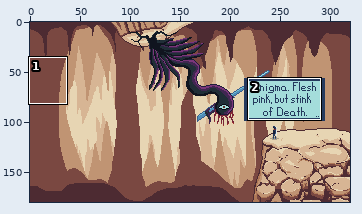
Pixel-art file, stored at images/unsorted/scene_meeting_ancient_advisor_320x180.aseprite. Above: a wide view before the commit, with the close-up outlined.
Close-up. Before the commit:
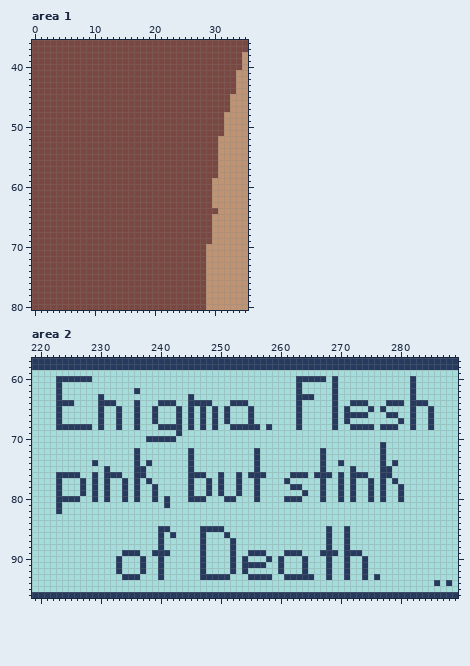
320x180 pixels, 1 frame. Colours within 5 levels of each other are drawn and written as one. Shown: area 1: x 0..35, y 36..80; area 2: x 219..289, y 57..96.
The result:
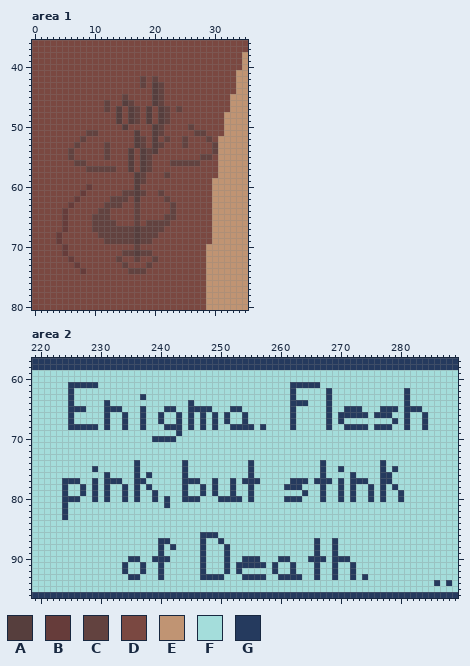
Palette (. is transparent): A #563e3d  B #663c3a  C #62423f  D #7a4841  E #c09473  F #a4dddb  G #253a5e
Edits made:
layer "Layer 6a" added
Changed rows in their new state; - is an unchanged pixel.
Area 1, layers "Layer 6a", "Layer 6":
first column x 4:
42 --------------C-C----------
43 --------------C-AC---------
44 ----------------AC---------
45 -----------C----AC---------
46 --------C--AC---AC---------
47 --------C-A-AC-A-AC-C------
48 ----------A-AC-A-AC--------
49 ----------A-AC-A-AC--------
50 -----------A----AC----C----
51 -----CC------A--AC-----CC--
52 ----C--------AC-A-C--C---C-
53 ---C----C----AC-AC---C----C
54 --C-----C---A-ACA---------C
55 --C-----C---A-AC--------CC-
56 ---CC-------A-AC---CCCCC---
57 -----CCCCC--A-AC-----------
58 -------------AC---C--------
59 -------------AC------------
60 -----B-------A-------------
61 ----B------CCAC--C---------
62 ---B-----CCC-A----C--------
63 --B-----CCC--C-----C-------
64 -B-----CC----C-----C------E
65 -B----CCC----C----CC-------
66 -B----CCCC---C-CCCC--------
67 -B----CCCCCCCACCCC---------
68 B------CCCCCCACCC----------
69 B-------CCCCCACC-----------
70 -B-----------C-------------
71 -B---------CCACC-----------
72 --B-------C--C--C----------
73 ---B-------C---C-----------
74 ----B-------CCC------------
Area 2, layer "Layer 9":
first column x 223:
60 FFFFFF----------------------------------FFFFF-F------------F---
61 F-GGGGG--------------------------------G-GGG--F------------F---
62 F-G----------F-------------------------GF----GF-----------GF---
63 F-G----F------G-------F----------------GFFF--GF-----------GF---
64 FF-----F-F---F---FFF---FFF---FFF-------G-G---GF--FFF---FFFGFFF-
65 F-GGG--FGG---FG-F-GGF--G-GF-FGG-F------GF----GF--GG-F--GG-G-G-F
66 F-G----FG-FG-FG-FG-------------GF------GF----GFG-----GG-F-GF-GF
67 F-G----FG-FG-FG-FG-------------GF------GF----GFGF-------GFGF-GF
68 FF----GFG-FG-FG--F---------------FGF---GF----GF-G---FG--F-GF-GF
70 ---------------F-----------------------------------------------
71 ------------------------------------------------------F--------
72 -------------F--------F----------F----------F---------F--------
73 -------------F--------F----------F----------F---------F--------
74 ------F--------F-----GF---------GF-------------F--------F------
75 ------G-F-----F------GF---------GF-------------G-F-----FG------
76 FFFF--F--FF---FG-----GFFF--F--F--FF----FFF-F-F-F--FF-----------
77 FGGGF----GGF--GF-----G-G-FGF-GFGG-----FGGG-G-G----GGF--GF------
78 FG-------------GF----GF-GFGF-GF-GF----G-----------------GF-----
79 FG-------------------GF-GFGF-GF-GF-----------------------------
80 F--------------------G--F--G--G-GF-----------------------------
81 FG-------------------------------------------------------------
82 FG-------------------------------------------------------------
83 -G-------------------------------------------------------------
85 -----------------FF-----FFFF-----------------F--F--------------
86 -----------------F-F-----GG-F----------------F--F--------------
87 ------------------G--------G-F-------------G-FG-F--------------
88 -------------------G--------GF-------------G-FG-F--------------
89 -----------FFF--F-F---------GF--FFF---FFF--GFF--FFF------------
90 ----------F-GGF-G-G---------GF--GG-F--G--FGGGFGG---F-----------
91 ----------FG----------------GFG-----GF-G-F-G-FG-FG-F-----------
92 ----------FG----------------GFGF----GF-G-F-G-FG-FG-F-----------
93 -----------F----------------F--G---F-G---FFG-FG-FG---F---------
Pixel boxes of the changes (left, top, right, bottom) in both close-ups:
changed: (56, 76, 218, 274)
changed: (56, 376, 434, 520)
changed: (116, 526, 176, 580)
changed: (200, 526, 380, 580)
